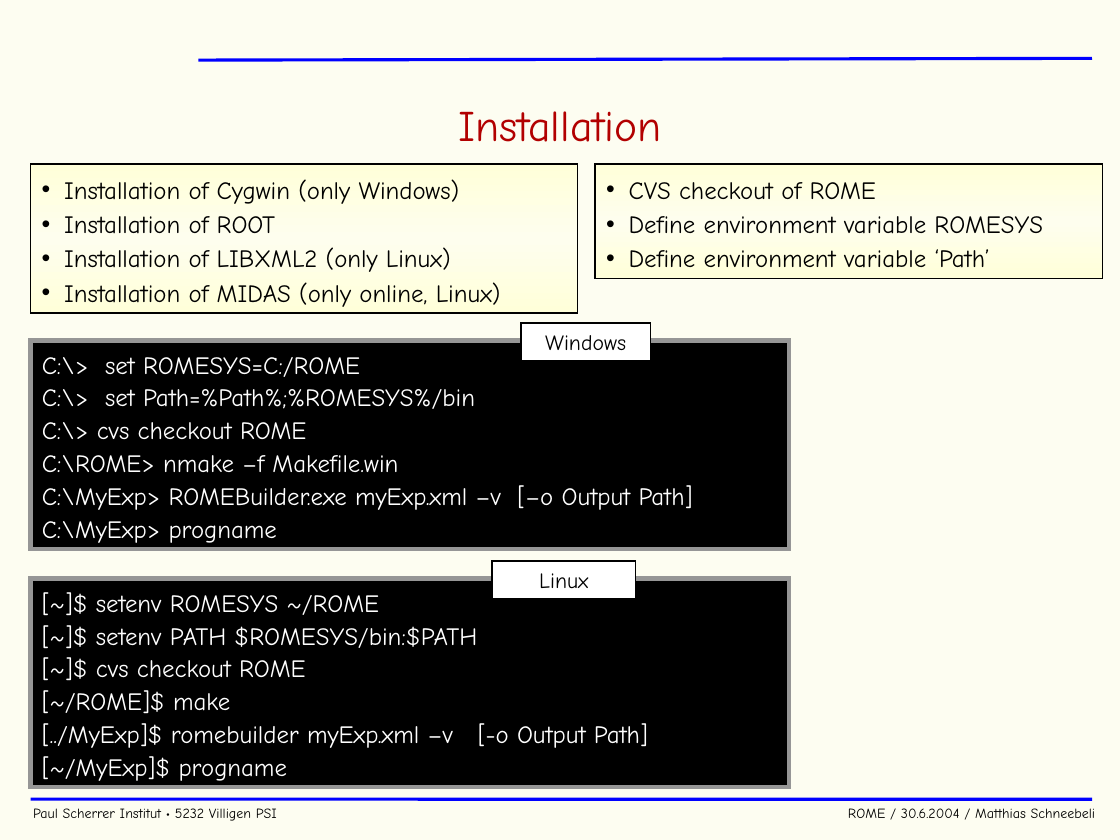
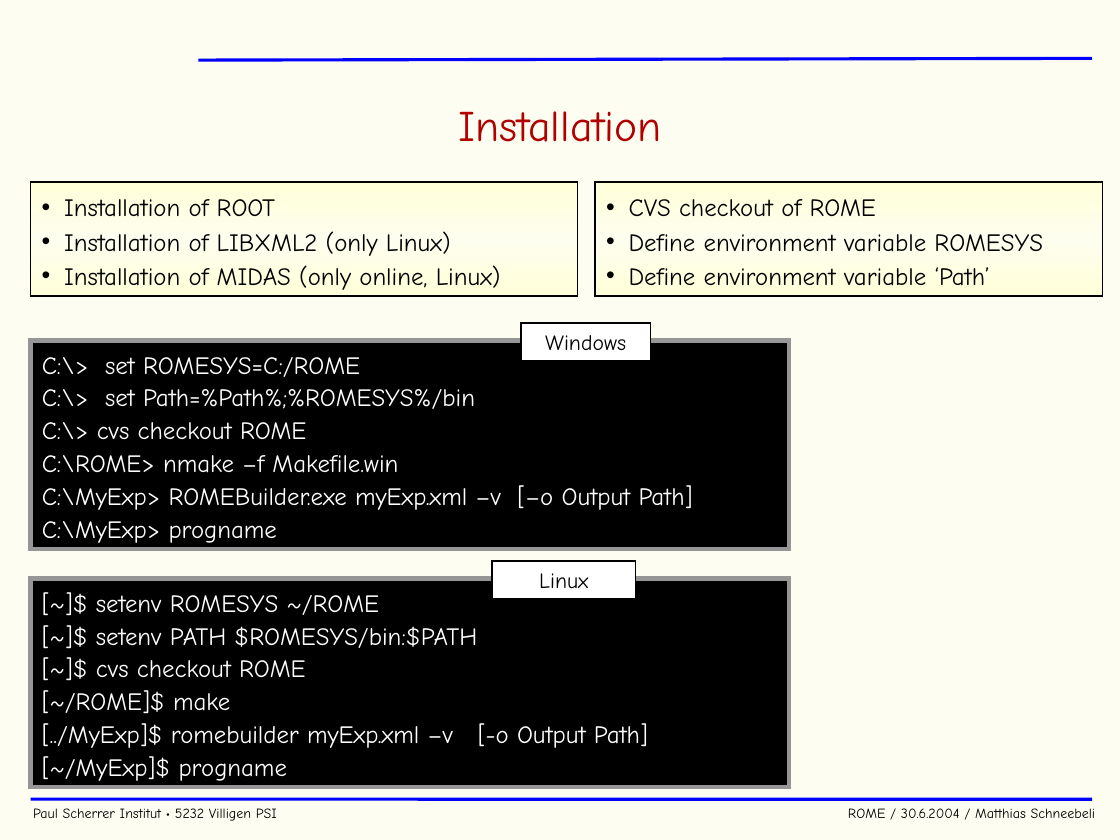
Before and after one commit to cjpl/rome, a slide deck: slide 21 of documentation/ROME.ppt. Drawn at 1120x840 pixels with LibreOffice and Linux fonts; fonts in the diff are those of the drawing; background and template pictures are left out. Boxes give left, top, right and bottom in pixels: in the first picture for what was removed or moved away, otherwise in the second. Text is boxed around its words. In the diff, an @@ line names an element or a change of style, - is before the commit and + after.

```diff
--- a/documentation/ROME.ppt
+++ b/documentation/ROME.ppt
@@ text in rectangle at [64, 179, 460, 204]: paragraph removed @@
-• Installation of Cygwin (only Windows)
@@ rectangle "Installation of ROOT": place and size @@
-rectangle "Installation of ROOT" at [30, 165, 577, 314]
+rectangle "Installation of ROOT" at [30, 181, 577, 296]
@@ rectangle "CVS checkout of ROME": place and size @@
-rectangle "CVS checkout of ROME" at [595, 165, 1102, 279]
+rectangle "CVS checkout of ROME" at [595, 181, 1102, 296]
```
Also in this commit, not shown: 15 other slides changed, 15 other files.
